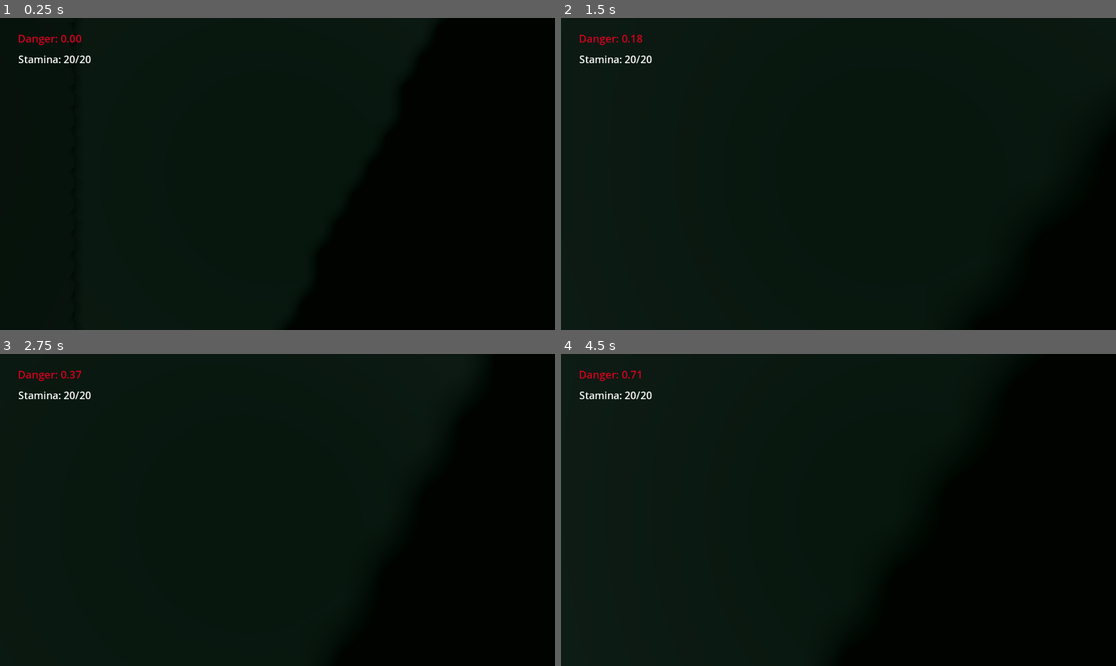
Above: before the commit, frames 1-4 (two rows, left to right).
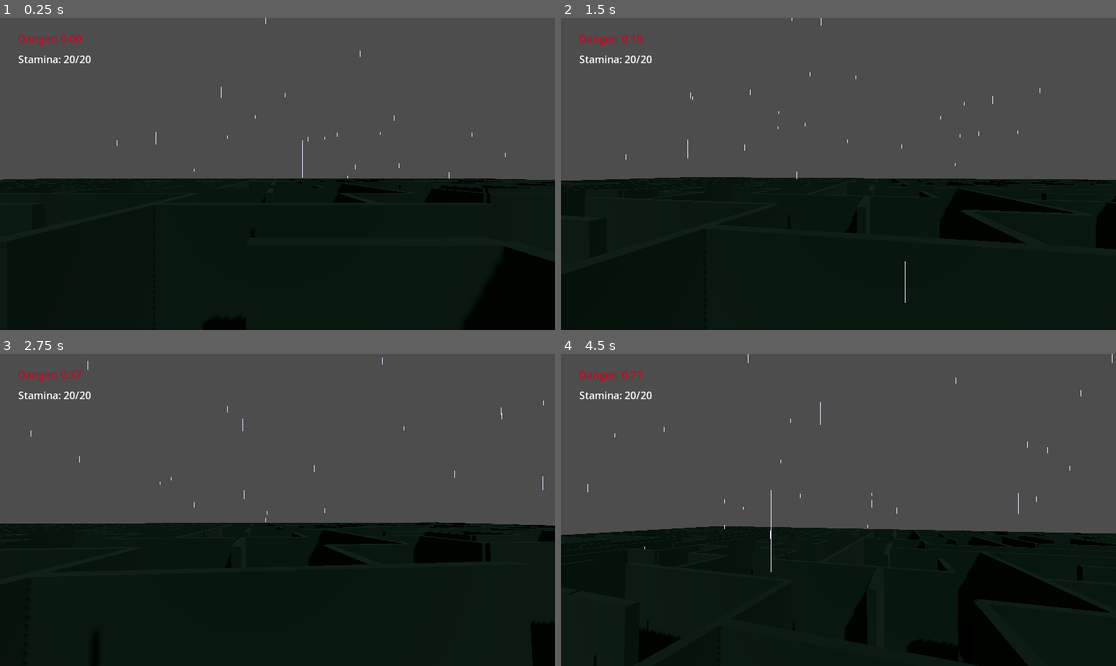
Above: after the commit, the same moments.

Repository: shrg29/finalprojectATCG
Game: Godot game, scene res://scenes/test_level.tscn
Same seed, same stepped clock (60 frames per second), same inputs: the game is played once before the commit and once after it.
Inputs (mouse positions are in pixels of both pictures, inside the frame that each line leads up to):
- Up to frame 1 (0.25 s): no input
- Up to frame 2 (1.5 s): move the mouse to (866, 174) at 0.52 s; hold W (move_forward) from 0.53 s (still down); tap Space (jump, bound only after the commit) at 0.6, 0.77, 1.07 s; move the mouse to (810, 174) at 1.27 s; tap Shift (sprint) at 1.35 s
- Up to frame 3 (2.75 s): keep holding W (move_forward); tap Space (jump, bound only after the commit) at 1.52, 1.55, 1.82, 2.1 s; move the mouse to (288, 503) at 2.02 s
- Up to frame 4 (4.5 s): keep holding W (move_forward); move the mouse to (832, 516) at 2.77 s; tap Shift (sprint) at 2.85, 4.35 s; tap Space (jump, bound only after the commit) at 3.02, 3.05, 3.32, 3.6, 3.77, 4.07 s; move the mouse to (877, 513) at 3.52 s; move the mouse to (794, 506) at 4.27 s

The runs differ from the first frame. In frame 1, 53% of the frame differs, in the area x 0-100%, y 0-79%; in frame 2, 52%; in frame 3, 55%; in frame 4, 58%, in the area x 0-100%, y 0-100%.

Commit message:
door on exit added
fix bug later

Diff:
--- a/final-project-actg/project.godot
+++ b/final-project-actg/project.godot
@@ -42,6 +42,11 @@
 "events": [Object(InputEventKey,"resource_local_to_scene":false,"resource_name":"","device":-1,"window_id":0,"alt_press …(195 unchanged characters)…
 ]
 }
+jump={
+"deadzone": 0.2,
+"events": [Object(InputEventKey,"resource_local_to_scene":false,"resource_name":"","device":-1,"window_id":0,"alt_pressed":false,"shift_pressed":false,"ctrl_pressed":false,"meta_pressed":false,"pressed":false,"keycode":0,"physical_keycode":32,"key_label":0,"unicode":32,"location":0,"echo":false,"script":null)
+]
+}
 
 [input_devices]
 
--- a/final-project-actg/scenes/Player.tscn
+++ b/final-project-actg/scenes/Player.tscn
@@ -13,6 +13,7 @@
 transform = Transform3D(1, 0, 0, 0, 1, 0, 0, 0, 1, 0, 1.6, 0)
 
 [node name="Camera3D" type="Camera3D" parent="CameraPivot"]
+transform = Transform3D(1, 0, 0, 0, 1, 0, 0, 0, 1, 0, 1.5999454, 0)
 current = true
 
 [node name="CollisionShape3D" type="CollisionShape3D" parent="."]
--- /dev/null
+++ b/final-project-actg/scenes/exit_door.tscn
@@ -0,0 +1,34 @@
+[gd_scene load_steps=6 format=3 uid="uid://dky6767lmir2e"]
+
+[ext_resource type="Script" uid="uid://ytpsj56vfem0" path="res://scripts/exit_door.gd" id="1_syxuu"]
+
+[sub_resource type="BoxShape3D" id="BoxShape3D_sojrm"]
+size = Vector3(18.625303, 2.6516113, 8.604614)
+
+[sub_resource type="StandardMaterial3D" id="StandardMaterial3D_yk4m6"]
+albedo_color = Color(0.31490856, 0.16457716, 0.057238065, 1)
+
+[sub_resource type="BoxMesh" id="BoxMesh_lxrmt"]
+material = SubResource("StandardMaterial3D_yk4m6")
+size = Vector3(2, 2.5, 0.3)
+
+[sub_resource type="BoxShape3D" id="BoxShape3D_6m21m"]
+size = Vector3(1.987793, 2.5089111, 0.3)
+
+[node name="ExitDoor" type="RigidBody3D"]
+can_sleep = false
+script = ExtResource("1_syxuu")
+
+[node name="Area3D" type="Area3D" parent="."]
+
+[node name="CollisionShape3D" type="CollisionShape3D" parent="Area3D"]
+transform = Transform3D(1, 0, 0, 0, 1, 0, 0, 0, 1, -1.1051447, 0.17419434, 4.1706066)
+shape = SubResource("BoxShape3D_sojrm")
+
+[node name="MeshInstance3D" type="MeshInstance3D" parent="."]
+mesh = SubResource("BoxMesh_lxrmt")
+skeleton = NodePath("")
+
+[node name="CollisionShape3D" type="CollisionShape3D" parent="."]
+transform = Transform3D(1, 0, 0, 0, 1, 0, 0, 0, 1, -0.0012207031, -0.002319336, 0)
+shape = SubResource("BoxShape3D_6m21m")
--- a/final-project-actg/scenes/maze.tscn
+++ b/final-project-actg/scenes/maze.tscn
@@ -1,8 +1,12 @@
-[gd_scene load_steps=3 format=3 uid="uid://glfehe5e32b6"]
+[gd_scene load_steps=4 format=3 uid="uid://glfehe5e32b6"]
 
 [ext_resource type="Script" uid="uid://orp71hr6rcd0" path="res://scripts/maze.gd" id="1_fgl6e"]
 [ext_resource type="PackedScene" uid="uid://bmfytqsy4s558" path="res://scenes/wall_scene.tscn" id="2_l3biw"]
+[ext_resource type="PackedScene" uid="uid://dky6767lmir2e" path="res://scenes/exit_door.tscn" id="3_l3biw"]
 
 [node name="Maze" type="Node3D"]
 script = ExtResource("1_fgl6e")
+maze_width = 25
+maze_height = 25
 wall_scene = ExtResource("2_l3biw")
+exit_door_scene = ExtResource("3_l3biw")
--- a/final-project-actg/scenes/test_level.tscn
+++ b/final-project-actg/scenes/test_level.tscn
@@ -4,16 +4,6 @@
 [ext_resource type="PackedScene" uid="uid://th2etnrw2wps" path="res://scenes/Enemy.tscn" id="2_1c2mv"]
 [ext_resource type="Script" uid="uid://bh12h6cbvlrlx" path="res://scripts/rain_emitter.gd" id="2_j6w7d"]
 [ext_resource type="PackedScene" uid="uid://glfehe5e32b6" path="res://scenes/maze.tscn" id="4_x4b8f"]
-
-[sub_resource type="StandardMaterial3D" id="StandardMaterial3D_hsoxx"]
-albedo_color = Color(1.3461569e-07, 0.093095414, 6.016344e-09, 1)
-
-[sub_resource type="PlaneMesh" id="PlaneMesh_gojnm"]
-material = SubResource("StandardMaterial3D_hsoxx")
-size = Vector2(100, 100)
-
-[sub_resource type="BoxShape3D" id="BoxShape3D_hsoxx"]
-size = Vector3(102.7357, 0.1, 100.14758)
 
 [sub_resource type="Environment" id="Environment_hsoxx"]
 background_color = Color(0, 0.03368961, 0.122122996, 1)
@@ -42,20 +32,19 @@
 material = SubResource("StandardMaterial3D_paw1w")
 size = Vector3(0.005, 0.4, 0)
 
+[sub_resource type="StandardMaterial3D" id="StandardMaterial3D_hsoxx"]
+albedo_color = Color(1.3461569e-07, 0.093095414, 6.016344e-09, 1)
+
+[sub_resource type="PlaneMesh" id="PlaneMesh_x4b8f"]
+material = SubResource("StandardMaterial3D_hsoxx")
+size = Vector2(100, 100)
+
+[sub_resource type="BoxShape3D" id="BoxShape3D_tmr53"]
+size = Vector3(102.7357, 0.1, 100.14758)
+
 [node name="TestLevel" type="Node3D"]
 
 [node name="Maze" parent="." instance=ExtResource("4_x4b8f")]
-maze_width = 100
-maze_height = 100
-
-[node name="MeshInstance3D" type="MeshInstance3D" parent="."]
-mesh = SubResource("PlaneMesh_gojnm")
-
-[node name="StaticBody3D" type="StaticBody3D" parent="MeshInstance3D"]
-
-[node name="CollisionShape3D" type="CollisionShape3D" parent="MeshInstance3D/StaticBody3D"]
-transform = Transform3D(1, 0, 0, 0, 1, 0, 0, 0, 1, -0.93675995, 0.28082275, -0.0029907227)
-shape = SubResource("BoxShape3D_hsoxx")
 
 [node name="MoonLight" type="DirectionalLight3D" parent="."]
 transform = Transform3D(0.8660254, -0.3535534, 0.3535534, 0, 0.7071068, 0.7071068, -0.5, -0.61237246, 0.61237246, -0.2537079, 1.2563438, -0.6434746)
@@ -85,4 +74,14 @@
 draw_pass_1 = SubResource("BoxMesh_j6w7d")
 
 [node name="Enemy" parent="." instance=ExtResource("2_1c2mv")]
-transform = Transform3D(1, 0, 0, 0, 1, 0, 0, 0, 1, 0.08363223, 1.5936582, 3.5118713)
+transform = Transform3D(1, 0, 0, 0, 1, 0, 0, 0, 1, -0.22220564, 1.2701111, 2.286239)
+
+[node name="MeshInstance3D" type="MeshInstance3D" parent="."]
+mesh = SubResource("PlaneMesh_x4b8f")
+skeleton = NodePath("../..")
+
+[node name="StaticBody3D" type="StaticBody3D" parent="MeshInstance3D"]
+
+[node name="CollisionShape3D" type="CollisionShape3D" parent="MeshInstance3D/StaticBody3D"]
+transform = Transform3D(1, 0, 0, 0, 1, 0, 0, 0, 1, -0.93675995, 0.28082275, -0.0029907227)
+shape = SubResource("BoxShape3D_tmr53")
--- /dev/null
+++ b/final-project-actg/scripts/exit_door.gd
@@ -0,0 +1 @@
+extends RigidBody3D
--- a/final-project-actg/scripts/maze.gd
+++ b/final-project-actg/scripts/maze.gd
@@ -5,8 +5,9 @@
 @export var maze_height := 25
 #corridor size
 @export var cell_size := 2.0
-#root
+#root scenes
 @export var wall_scene: PackedScene
+@export var exit_door_scene: PackedScene
 
 #data for grid
 var grid := [] #array of cells
@@ -29,13 +30,69 @@
 
 	init_grid()
 	generate_maze()
-	build_maze()
 
 	#entrance and exit
 	entrance_cell = grid[0][0]
-	exit_cell = grid[maze_height-1][maze_width-1]
+	exit_cell = pick_random_exit_cell()
+	carve_exit()
+
+	build_maze()
+	spawn_exit_door()
+
 	print("Entrance:", entrance_cell)
 	print("Exit:", exit_cell)
+
+
+func pick_random_exit_cell() -> Dictionary:
+	var side := randi() % 4
+
+	if side == 0: # top row
+		return grid[0][randi() % maze_width]
+	elif side == 1: # bottom row
+		return grid[maze_height - 1][randi() % maze_width]
+	elif side == 2: # left column
+		return grid[randi() % maze_height][0]
+	else: # right column
+		return grid[randi() % maze_height][maze_width - 1]
+
+func carve_exit():
+	var x = exit_cell["x"]
+	var y = exit_cell["y"]
+
+	if y == 0:
+		exit_cell["walls"]["top"] = false
+	elif y == maze_height - 1:
+		exit_cell["walls"]["bottom"] = false
+	elif x == 0:
+		exit_cell["walls"]["left"] = false
+	elif x == maze_width - 1:
+		exit_cell["walls"]["right"] = false
+
+func spawn_exit_door():
+	if exit_door_scene == null:
+		print("Exit door scene not assigned!")
+		return
+
+	var x = exit_cell["x"]
+	var y = exit_cell["y"]
+
+	var pos_x = x * cell_size + offset_x
+	var pos_z = y * cell_size + offset_z
+	var door_pos := Vector3(pos_x, 1.25, pos_z)
+
+	if y == 0:
+		door_pos.z -= cell_size / 2
+	elif y == maze_height - 1:
+		door_pos.z += cell_size / 2
+	elif x == 0:
+		door_pos.x -= cell_size / 2
+	elif x == maze_width - 1:
+		door_pos.x += cell_size / 2
+
+	var door = exit_door_scene.instantiate()
+	door.position = door_pos
+	add_child(door)
+
 
 #initializing the grid
 func init_grid():
--- a/final-project-actg/scripts/player.gd
+++ b/final-project-actg/scripts/player.gd
@@ -5,6 +5,8 @@
 @export var sprint_speed := 7.0
 @export var mouse_sensitivity = 0.2
 @export var gravity : float = -9.8
+@export var jump_velocity := 4.5
+
 
 #stamina system vars
 #max stamina you can have
@@ -33,10 +35,15 @@
 @onready var danger_label := $CanvasLayer/DangerLabel
 @onready var camera_pivot = $CameraPivot
 
+#door vars
+#how far ahead to check for a door
+@export var push_distance := 1.5
+#how hard the player pushes
+@export var push_force := 5.0
+
 var danger_level := 0.0
 var rotation_y = 0.0
 var rotation_x = 0.0
-
 
 func _ready():
 	pass
@@ -53,11 +60,34 @@
 
 	apply_movement(move_dir, is_sprinting)
 	apply_gravity(delta)
+	handle_jump()
 	update_stamina(delta, is_sprinting)
 	update_danger(delta, move_dir != Vector3.ZERO, is_sprinting)
 	update_debug_ui()
 
 	move_and_slide()
+	push_door_ahead()
+
+#pushing the door
+func push_door_ahead():
+	var from: Vector3 = camera_pivot.global_position
+	var forward: Vector3 = -camera_pivot.global_transform.basis.z
+	var to: Vector3 = from + forward * push_distance
+
+	var params := PhysicsRayQueryParameters3D.create(from, to)
+	params.exclude = [self]
+	params.collide_with_areas = false
+	params.collide_with_bodies = true
+
+	var result := get_world_3d().direct_space_state.intersect_ray(params)
+	if result.is_empty():
+		return
+
+	var collider = result["collider"]
+	if collider is RigidBody3D:
+		#push in the direction we are looking
+		collider.apply_central_impulse(forward * push_force)
+
 
 #look around with mouse
 func handle_mouse_look(event):
@@ -126,6 +156,11 @@
 
 	danger_level = clamp(danger_level, 0.0, max_danger)
 
+func handle_jump():
+	if Input.is_action_just_pressed("jump") and is_on_floor():
+		velocity.y = jump_velocity
+
+
 #helper UI
 #dev only
 func update_debug_ui():
Not shown, added: final-project-actg/scripts/exit_door.gd.uid
